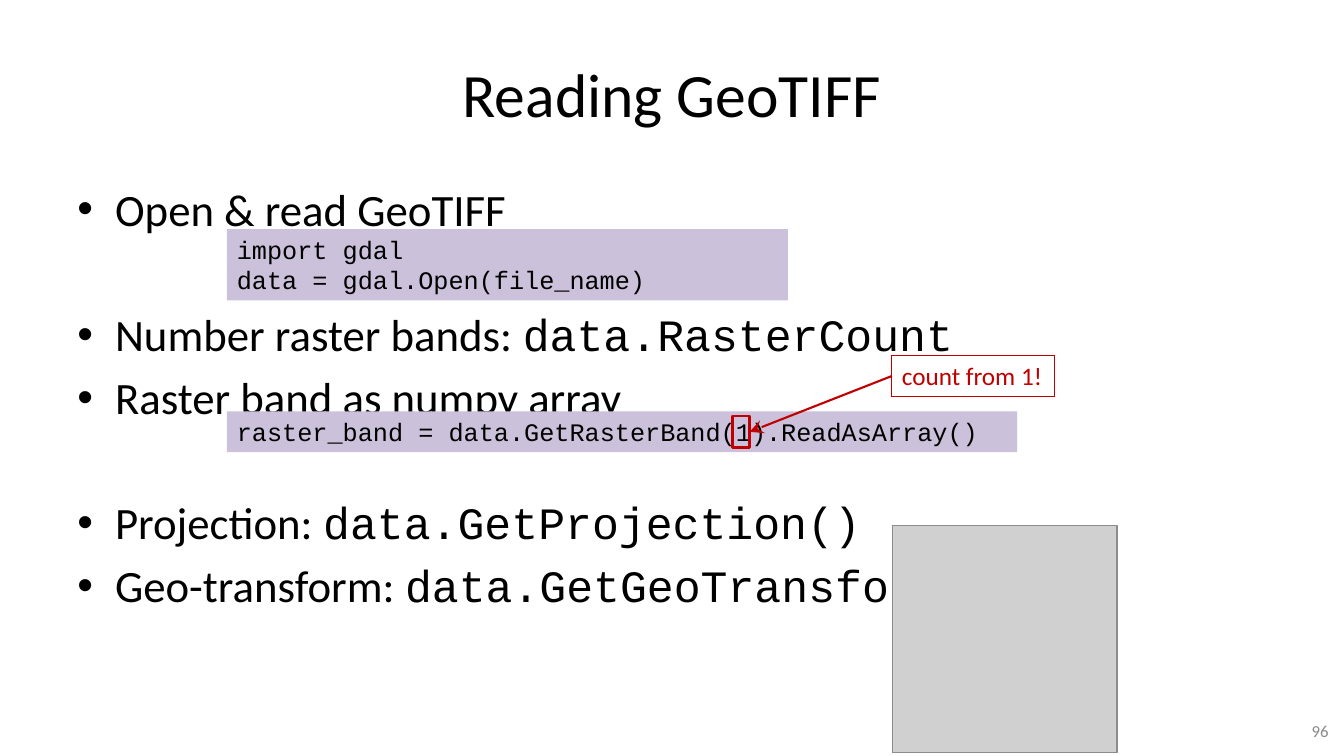
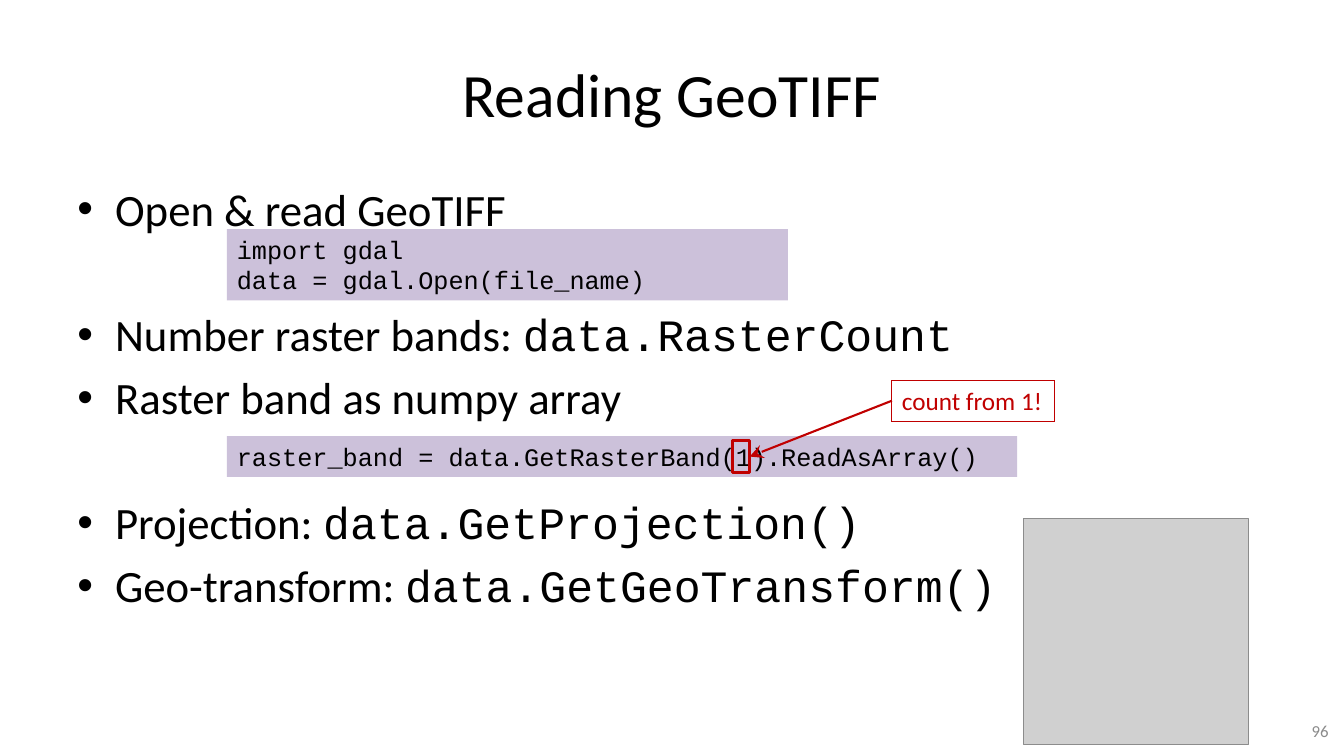
Before and after one commit to gjbex/Python-for-data-science, a slide deck: slide 96 of python_for_data_science.pptx. Drawn at 1344x756 pixels with LibreOffice and Linux fonts; fonts in the diff are those of the drawing; grey boxes stand for pictures. Boxes give left, top, right and bottom in pixels: in the first picture for what was removed or moved away, otherwise in the second. Text is boxed around its words. In the diff, an @@ line names an element or a change of style, - is before the commit and + after.

```diff
--- a/python_for_data_science.pptx
+++ b/python_for_data_science.pptx
@@ 3 rectangles, 1 arrow: place and size @@
-3 rectangles, 1 arrow at box(227, 356, 1055, 452)
+3 rectangles, 1 arrow at box(227, 380, 1055, 477)
@@ picture: place and size @@
-picture at box(893, 526, 1118, 753)
+picture at box(1024, 518, 1249, 745)
```
Also in this commit, not shown: 1 other slide changed.
